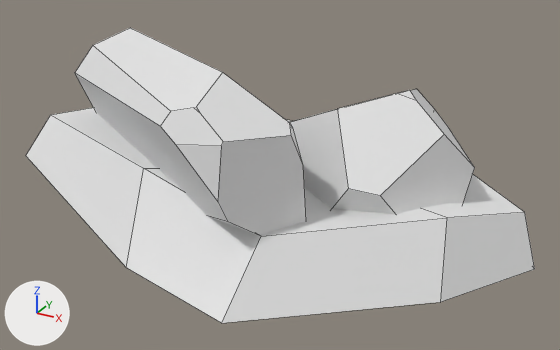
The FBX model Assets/Props/Stones/Stone3/GO_Stone3_LOD0.fbx: old version first, new version second.
Before and after are seen from a 50 mm lens placed at (3.88, -7.63, 4.14), pointed at (-0.25, -0.11, 0.38). Arrows for +X, +Y and +Z are at lower left; the lights stay in place. The picture after the commit comes second. Mesh edges are drawn as thin lines. Objects named as collision shapes, trigger or cutter boxes, shadow casters or lower levels of detail are left out. Where no turn or scale is listed for an object, it has been applied to the vertices.

Names of what the first picture shows: 'GO_Stone3_LOD0'.
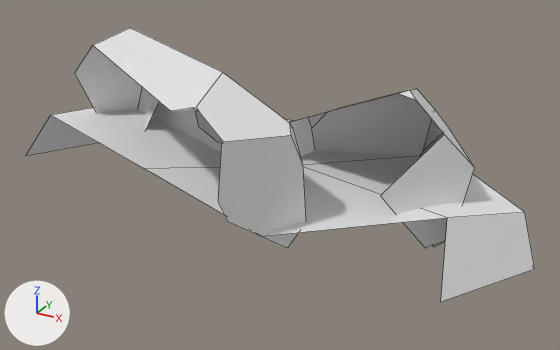
The change in detail:
me_cube_072 is used by ob_go_stone3_lod0; location (0.0, 0.0, 0.0).
me_cube_072 had 151 vertices, 86 faces and spanned x -4.28..2.82, y -2.6..2.44, z -0.08..2.03.
me_cube_072 now has 119 vertices, 47 faces and spans x -4.28..2.82, y -2.34..2.44, z -0.08..2.03.
Part 1, on me_cube_072:
32 vertices are removed from x -2.16..1.69, y -2.6..0.87, z -0.04..1.65.
39 faces are deleted.

Pixel boxes [x1, y1, x2, y2] of what changed, in the pictures (560 x 350 px):
'GO_Stone3_LOD0', reshaped (7% shorter): before [26, 28, 535, 323]; after [26, 28, 535, 302]
part 1 of me_cube_072, deleted: before [26, 45, 447, 323]
